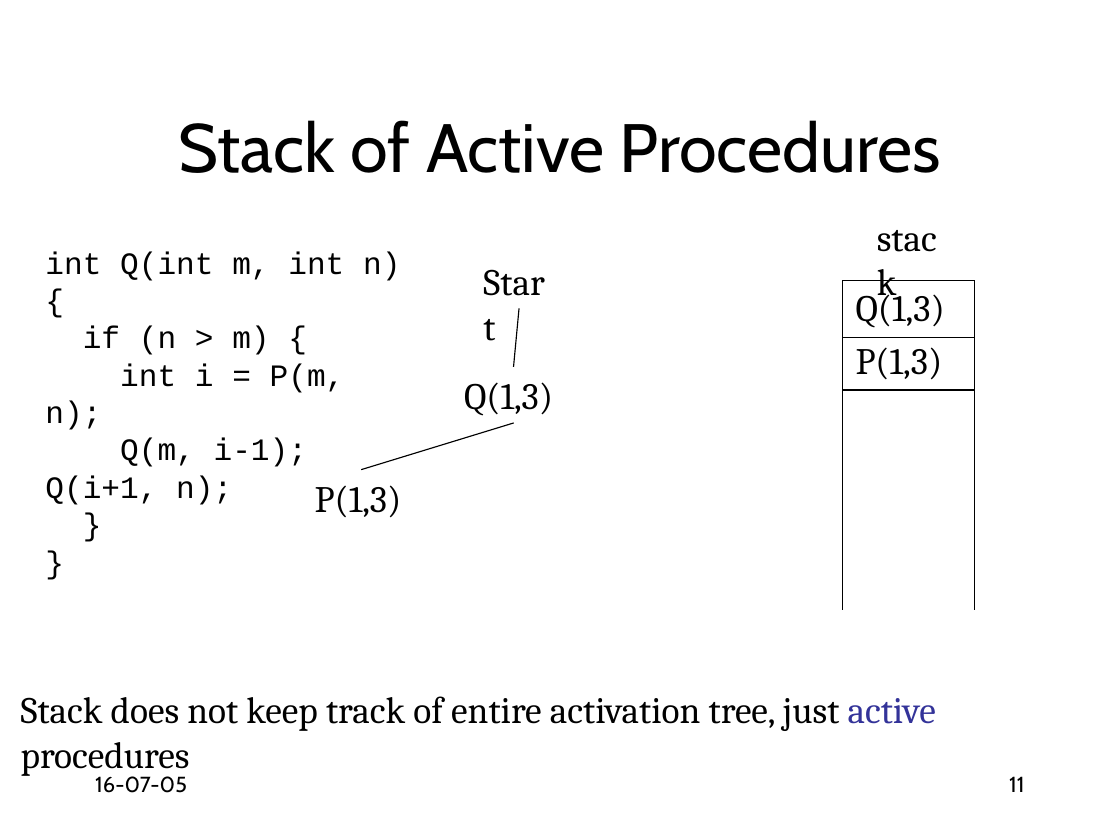
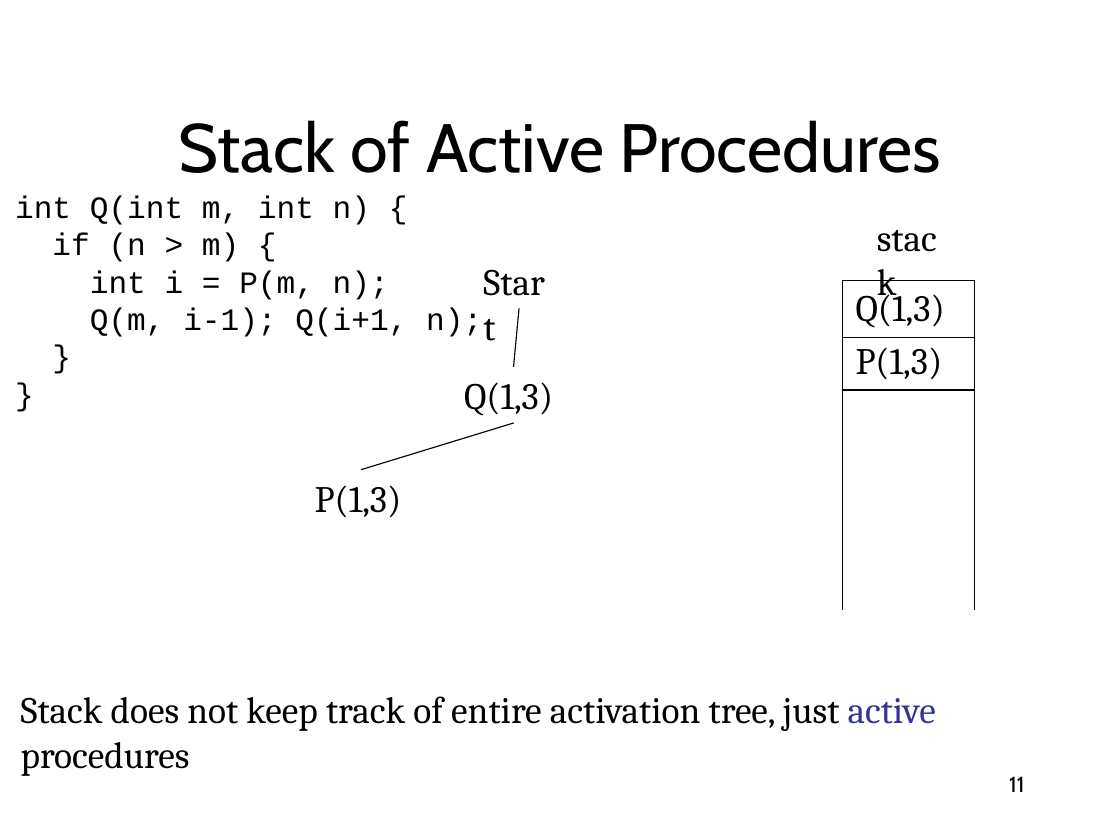
Before and after one commit to anoopsarkar/compilers-class, a slide deck: slide 11 of assets/ppt/codegen/runtime.pptx. Drawn at 1120x840 pixels with LibreOffice and Linux fonts; fonts in the diff are those of the drawing. Boxes give left, top, right and bottom in pixels: in the first picture for what was removed or moved away, otherwise in the second. Text is boxed around its words. In the diff, an @@ line names an element or a change of style, - is before the commit and + after.

Commit message:
modified lecture slides

```diff
--- a/assets/ppt/codegen/runtime.pptx
+++ b/assets/ppt/codegen/runtime.pptx
@@ text "int Q(int m, int n) ..." rewrapped from (45,251,400,505) to (15,196,482,337) @@
@@ text removed at (95,776,187,793) @@
-16-07-05
```
Also in this commit, not shown: 53 other slides changed, 3 other files.
